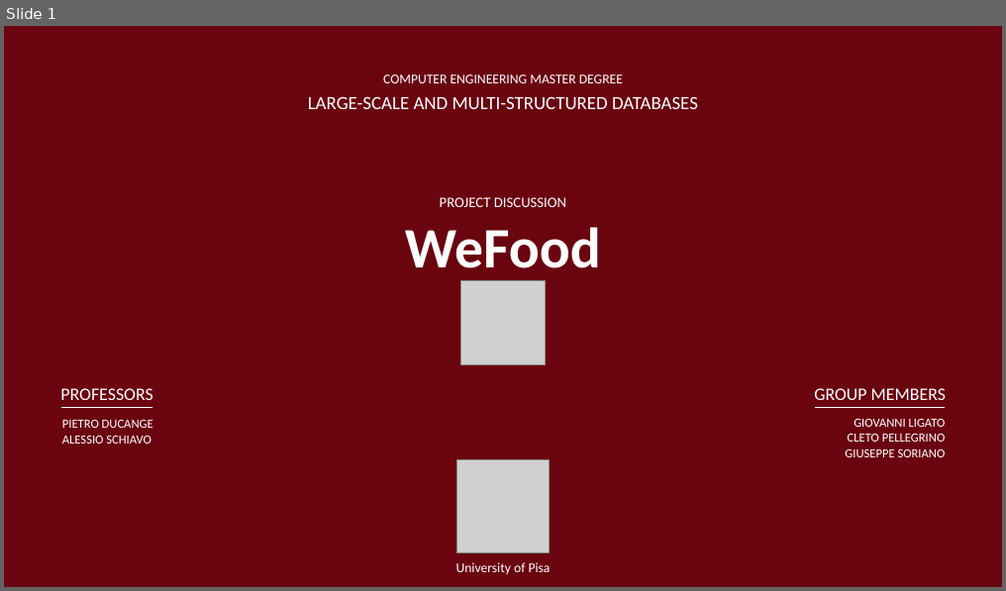
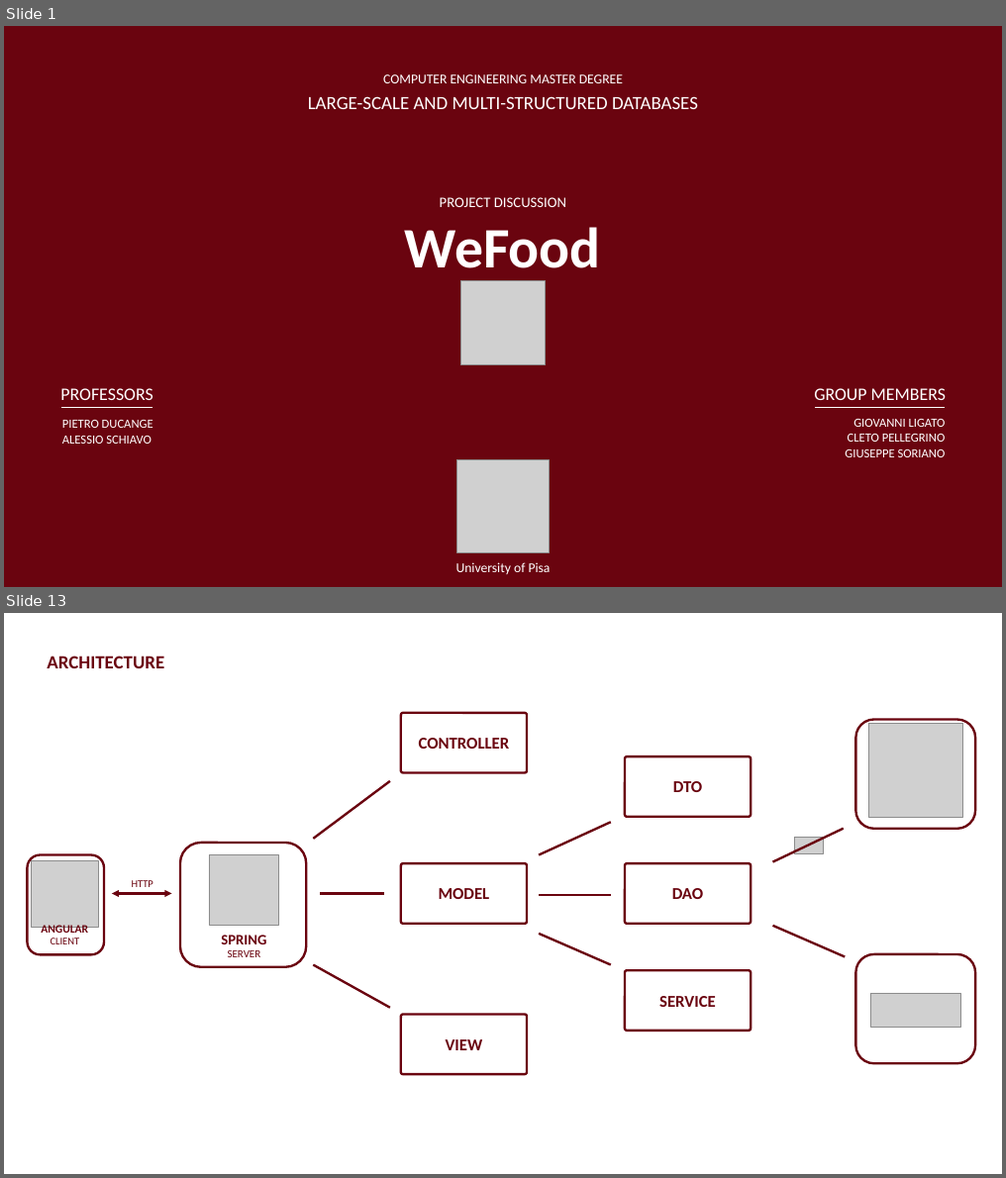
Before and after one commit to GiuseppeSoriano/WeFood, a slide deck: Slides/Final_Presentation/WeFood.pptx. Shown one above the other, each under a label of ours: slide 1 before the commit, slides 1 and 13 after it; the slides between them are not shown. The pictures are 1006x591 and 1006x1178 pixels, drawn with LibreOffice and Linux fonts; fonts in the diff are those of the drawing; grey boxes stand for pictures. Boxes give left, top, right and bottom in pixels: in the first picture for what was removed or moved away, otherwise in the second. Text is boxed around its words. In the diff, an @@ line names an element or a change of style, - is before the commit and + after.

Commit message:
Restore some ignored files (old Client version) and added latest version of the final presentation

```diff
--- a/Slides/Final_Presentation/WeFood.pptx
+++ b/Slides/Final_Presentation/WeFood.pptx
@@ slide 13 added at (4,613,1002,1174), background #FFFFFF @@
@@ text added at (47,656,164,668), 18 pt, text #6A040F, bold @@
+ARCHITECTURE
@@ rounded rectangle added at (401,713,527,772), outline #6A040F 2.25 pt @@
@@ rounded rectangle added at (856,719,976,829), fill #FFFFFF, outline #6A040F 2.25 pt @@
@@ picture added at (868,724,962,817) @@
@@ text added at (419,738,510,749), 16 pt, text #6A040F, bold @@
+CONTROLLER
@@ rounded rectangle added at (625,757,750,817), outline #6A040F 2.25 pt @@
@@ text added at (673,781,702,792), 16 pt, text #6A040F, bold @@
+DTO
@@ rounded rectangle added at (180,843,306,967), fill #FFFFFF, outline #6A040F 2.25 pt @@
@@ group added at (313,781,845,1008): 8 lines @@
@@ picture added at (795,837,824,854) @@
@@ picture added at (209,855,279,925) @@
@@ rounded rectangle added at (401,863,527,924), outline #6A040F 2.25 pt @@
@@ rounded rectangle added at (625,863,750,924), outline #6A040F 2.25 pt @@
@@ double arrow added from (112, 894) to (171, 894), #6A040F 2.25 pt @@
@@ text added at (132,880,153,887), 10 pt, text #6A040F @@
+HTTP
@@ text added at (439,888,490,899), 16 pt, text #6A040F, bold @@
+MODEL
@@ text added at (672,888,703,899), 16 pt, text #6A040F, bold @@
+DAO
@@ group added at (27,855,104,955): 2 texts, 1 picture, 1 rounded rectangle @@
+ANGULAR
+CLIENT
@@ text added at (221,935,266,945), 14 pt, text #6A040F, bold @@
+SPRING
@@ text added at (228,951,261,958), 10.5 pt, text #6A040F @@
+SERVER
@@ rounded rectangle added at (856,955,976,1063), outline #6A040F 2.25 pt @@
@@ rounded rectangle added at (625,970,750,1031), outline #6A040F 2.25 pt @@
@@ text added at (659,996,716,1007), 16 pt, text #6A040F, bold @@
+SERVICE
@@ picture added at (870,993,960,1027) @@
@@ rounded rectangle added at (401,1014,527,1074), outline #6A040F 2.25 pt @@
@@ text added at (446,1040,483,1051), 16 pt, text #6A040F, bold @@
+VIEW
```
Also in this commit, not shown: 5 slides changed, 9 other slides added, 7 slides removed, 48 other files.
